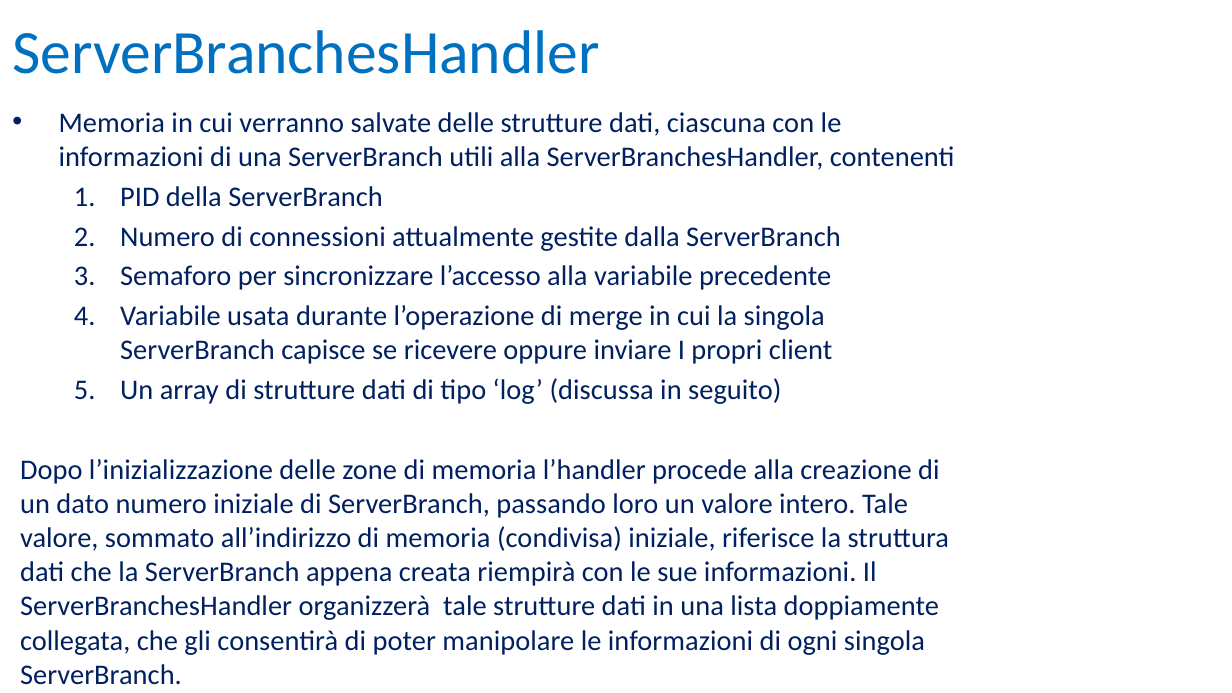
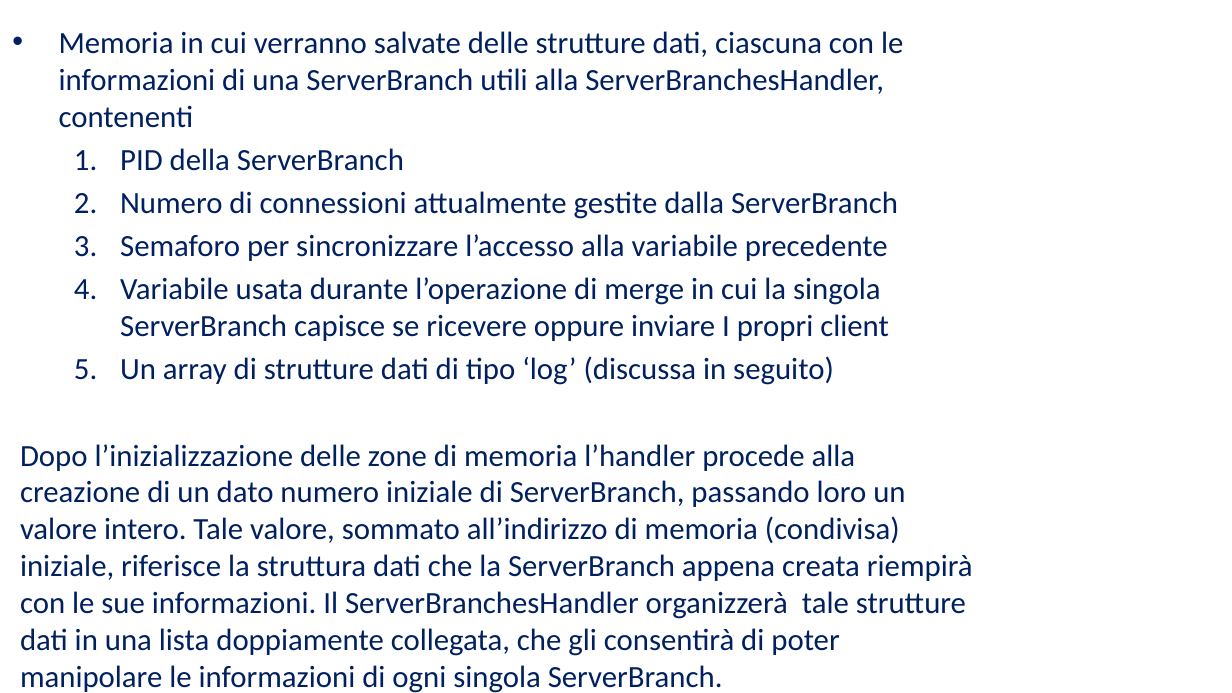
Before and after one commit to UltraLe/ServerWeb, a slide deck: slide 5 of RelazioneIIW.pptx. Drawn at 1232x693 pixels with LibreOffice and Linux fonts; fonts in the diff are those of the drawing; background and template pictures are left out. Boxes give left, top, right and bottom in pixels: in the first picture for what was removed or moved away, otherwise in the second. Text is boxed around its words. In the diff, an @@ line names an element or a change of style, - is before the commit and + after.

```diff
--- a/RelazioneIIW.pptx
+++ b/RelazioneIIW.pptx
@@ text "Memoria in cui verranno salvate ...": place and size @@
-text "Memoria in cui verranno salvate ..." at (20,112,955,685)
+text "Memoria in cui verranno salvate ..." at (20,31,973,693)
@@ text "Memoria in cui verranno salvate ..." at (20,31,973,693): size 16.6 to 18 pt @@
@@ title removed at (12,30,599,74) @@
-ServerBranchesHandler
```
Also in this commit, not shown: 4 other slides changed, 6 slides added.
